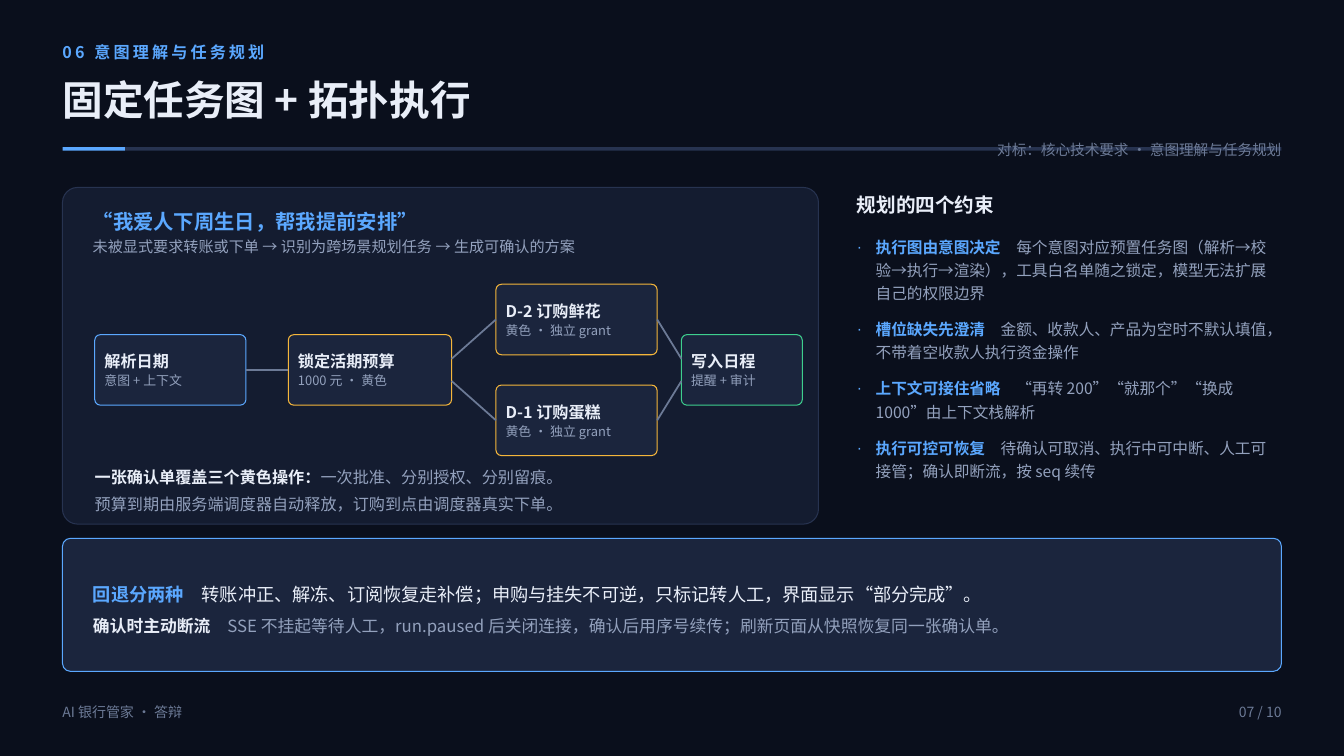
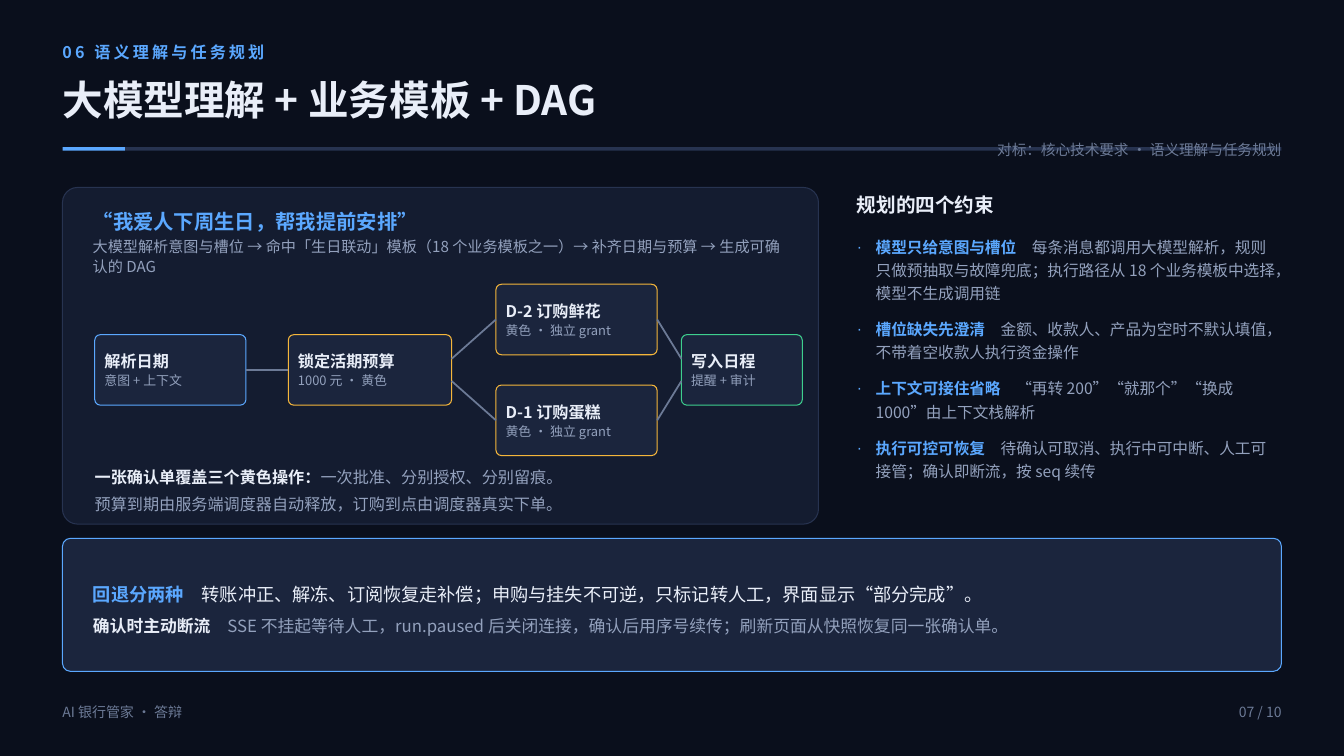
Before and after one commit to demo234kun/ai-bank-butler, a slide deck: slide 7 of docs/ppt/AI银行管家-答辩.pptx. Drawn at 1344x756 pixels with LibreOffice and Linux fonts; fonts in the diff are those of the drawing. Boxes give left, top, right and bottom in pixels: in the first picture for what was removed or moved away, otherwise in the second. Text is boxed around its words. In the diff, an @@ line names an element or a change of style, - is before the commit and + after.

Commit message:
docs: 重写最终技术文档，对齐五档权限与业务模板实现
- architecture.md 按代码重写：架构、时序、NLU、模板、DAG、核心算法、安全设计
- 重新渲染架构图与 T2 时序图，示例改为可触发的风控话术
- 同步更新安全自评、提交清单、PPT 大纲、演示脚本与功能说明中的档位与验证数据

```diff
--- a/docs/ppt/AI银行管家-答辩.pptx
+++ b/docs/ppt/AI银行管家-答辩.pptx
@@ text at [62, 44, 264, 60]: text changed @@
-06 意图理解与任务规划
+06 语义理解与任务规划
@@ text at [62, 80, 596, 119]: text changed @@
-固定任务图 + 拓扑执行
+大模型理解 + 业务模板 + DAG
@@ text at [997, 143, 1281, 156]: text changed @@
-对标：核心技术要求 · 意图理解与任务规划
+对标：核心技术要求 · 语义理解与任务规划
@@ text at [93, 239, 779, 254]: text changed @@
-未被显式要求转账或下单 → 识别为跨场景规划任务 → 生成可确认的方案
+大模型解析意图与槽位 → 命中「生日联动」模板（18 个业务模板之一）→ 补齐日期与预算 → 生成可确认的 DAG
@@ text at [876, 239, 1291, 300]: text changed @@
-· 执行图由意图决定 每个意图对应预置任务图（解析→校验→执行→渲染），工具白名单随之锁定，模型无法扩展自己的权限边界
+· 模型只给意图与槽位 每条消息都调用大模型解析，规则只做预抽取与故障兜底；执行路径从 18 个业务模板中选择，模型不生成调用链
```
Also in this commit, not shown: 10 other files.
